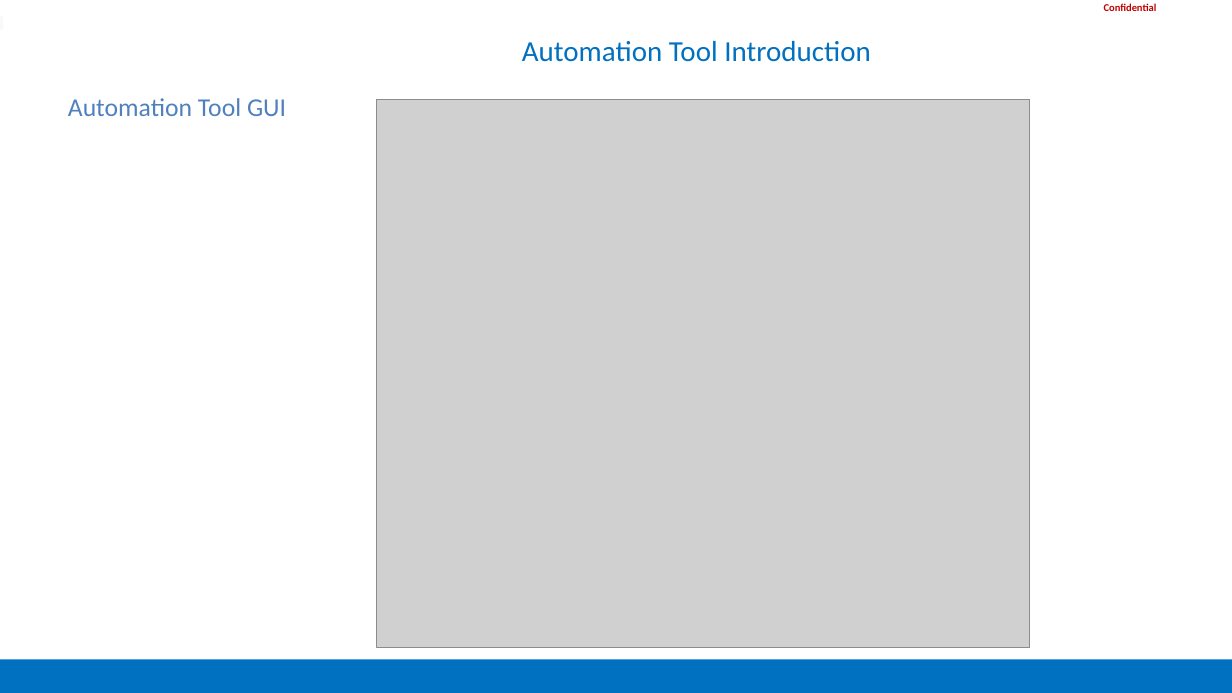
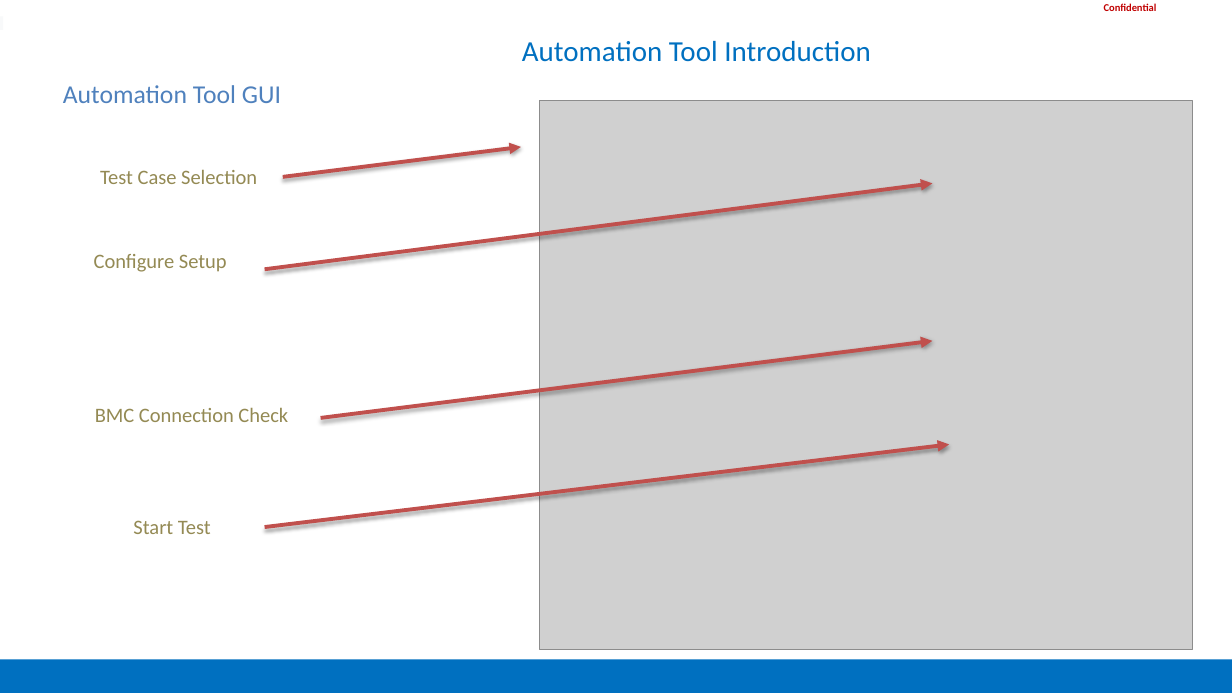
Before and after one commit to DavidChu0424/PythonIntroduction, a slide deck: slide 18 of Robot Framework Introduction.pptx. Drawn at 1232x693 pixels with LibreOffice and Linux fonts; fonts in the diff are those of the drawing; grey boxes stand for pictures; background and template pictures are left out. Boxes give left, top, right and bottom in pixels: in the first picture for what was removed or moved away, otherwise in the second. Text is boxed around its words. In the diff, an @@ line names an element or a change of style, - is before the commit and + after.

```diff
--- a/Robot Framework Introduction.pptx
+++ b/Robot Framework Introduction.pptx
@@ text "Automation Tool GUI": place and size @@
-text "Automation Tool GUI" at <box>68,98,286,116</box>
+text "Automation Tool GUI" at <box>63,85,281,103</box>
@@ picture: place and size @@
-picture at <box>377,100,1031,649</box>
+picture at <box>540,101,1193,650</box>
@@ arrow added from (283, 177) to (521, 147), #C0504D 3 pt @@
@@ text added at <box>100,169,257,184</box>, 16 pt, text #948A54 @@
+Test Case Selection
@@ arrow added from (264, 269) to (933, 183), #C0504D 3 pt @@
@@ text added at <box>94,254,227,272</box>, 16 pt, text #948A54 @@
+Configure Setup
@@ arrow added from (321, 418) to (933, 341), #C0504D 3 pt @@
@@ text added at <box>95,407,288,422</box>, 16 pt, text #948A54 @@
+BMC Connection Check
@@ arrow added from (264, 527) to (949, 445), #C0504D 3 pt @@
@@ text added at <box>133,520,211,534</box>, 16 pt, text #948A54 @@
+Start Test
```
Also in this commit, not shown: 2 other slides changed.
